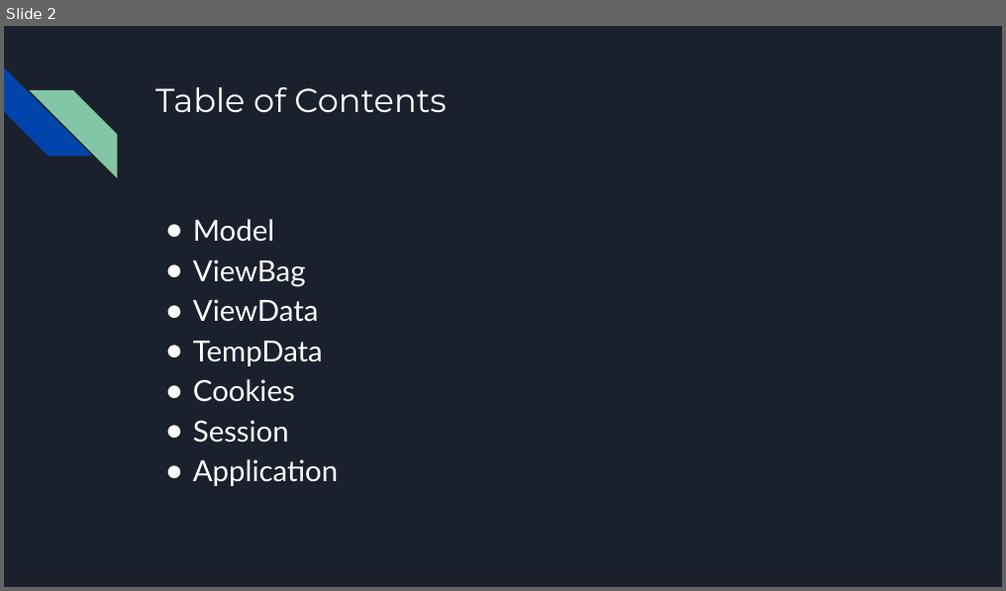
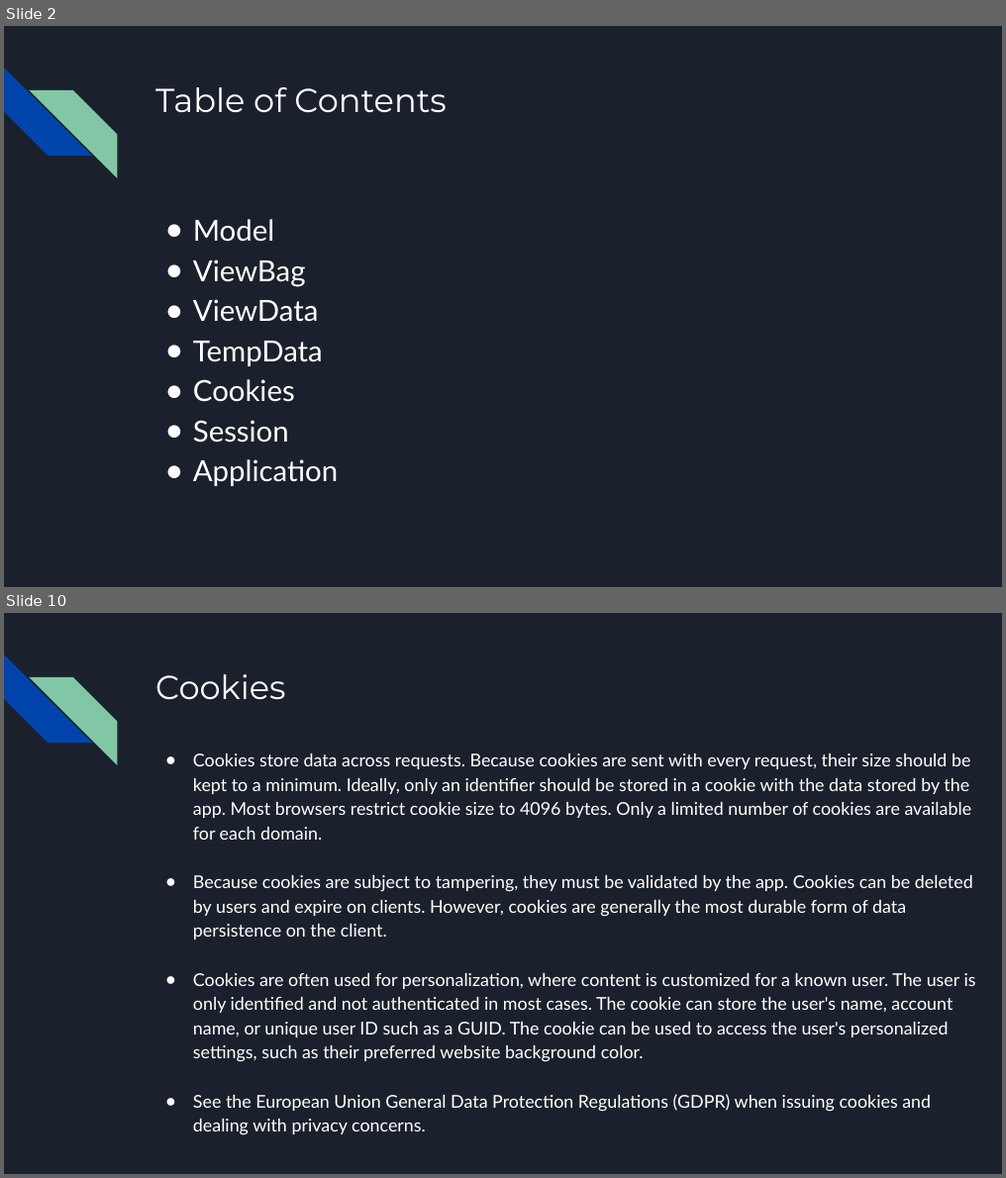
Before and after one commit to bulhard/Web-Programming, a slide deck: 00 Presentations/08 Storing Temporary Data.pptx. Shown one above the other, each under a label of ours: slide 2 before the commit, slides 2 and 10 after it; the slides between them are not shown. The pictures are 1006x591 and 1006x1178 pixels, drawn with LibreOffice and Linux fonts; fonts in the diff are those of the drawing. Boxes give left, top, right and bottom in pixels: in the first picture for what was removed or moved away, otherwise in the second. Text is boxed around its words. In the diff, an @@ line names an element or a change of style, - is before the commit and + after.

```diff
--- a/00 Presentations/08 Storing Temporary Data.pptx
+++ b/00 Presentations/08 Storing Temporary Data.pptx
@@ slide 10 added at box(4, 613, 1002, 1174), background #1B212C; not listed: 2 template elements that a slide beside it also shows @@
@@ title added at box(155, 674, 285, 699), 32 pt, text #FFFFFF @@
+Cookies
@@ text added at box(193, 754, 976, 1136), 17 pt, text #FFFFFF @@
+● Cookies store data across requests. Because cookies are sent with every request, their size should be kept to a minimum. Ideally, only an identifier should be stored in a cookie with the data stored by the app. Most browsers restrict cookie size to 4096 bytes. Only a limited number of cookies are available for each domain.
+● Because cookies are subject to tampering, they must be validated by the app. Cookies can be deleted by users and expire on clients. However, cookies are generally the most durable form of data persistence on the client.
+● Cookies are often used for personalization, where content is customized for a known user. The user is only identified and not authenticated in most cases. The cookie can store the user's name, account name, or unique user ID such as a GUID. The cookie can be used to access the user's personalized settings, such as their preferred website background color.
+● See the European Union General Data Protection Regulations (GDPR) when issuing cookies and dealing with privacy concerns.
```
Also in this commit, not shown: 2 slides changed, 15 other slides added, 1 slide removed, 7 other files.
